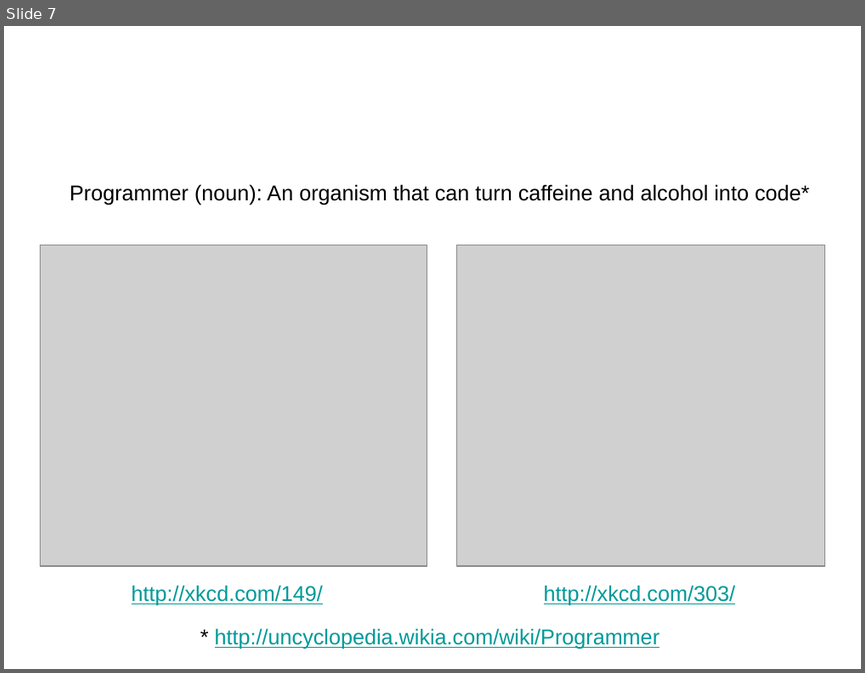
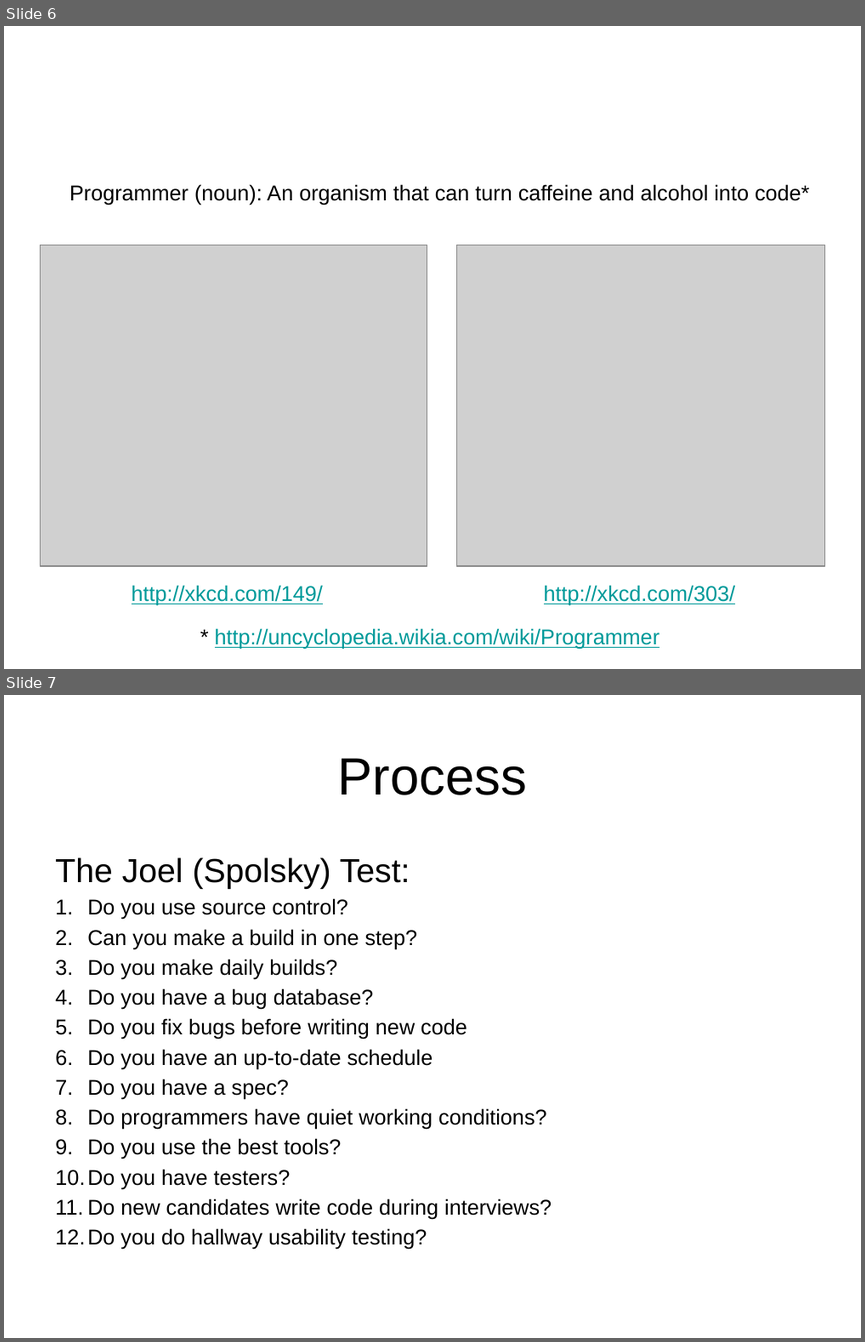
Before and after one commit to acgetchell/Presentations, a slide deck: TIF-Ignite.pptx. Shown one above the other, each under a label of ours: slide 7 before the commit, slides 6 and 7 after it. The pictures are 865x673 and 865x1342 pixels, drawn with LibreOffice and Linux fonts; fonts in the diff are those of the drawing; grey boxes stand for pictures; background and template pictures are left out. Boxes give left, top, right and bottom in pixels: in the first picture for what was removed or moved away, otherwise in the second. Text is boxed around its words. In the diff, an @@ line names an element or a change of style, - is before the commit and + after.

```diff
--- a/TIF-Ignite.pptx
+++ b/TIF-Ignite.pptx
@@ slide 7 added at bbox=[4, 695, 861, 1338], background picture (left out) @@
@@ title added at bbox=[338, 758, 527, 795], 44 pt, text #000000 @@
+Process
@@ text added at bbox=[55, 857, 551, 1249], 18 pt, text #000000 @@
+The Joel (Spolsky) Test:
+1. Do you use source control?
+2. Can you make a build in one step?
+3. Do you make daily builds?
+4. Do you have a bug database?
+5. Do you fix bugs before writing new code
+6. Do you have an up-to-date schedule
+7. Do you have a spec?
+8. Do programmers have quiet working conditions?
+9. Do you use the best tools?
+10. Do you have testers?
+11. Do new candidates write code during interviews?
+12. Do you do hallway usability testing?
@@ what was slide 7 is now slide 6 @@
```
Also in this commit, not shown: 4 slides changed, 4 other slides added, 6 slides removed, 3 other files.
